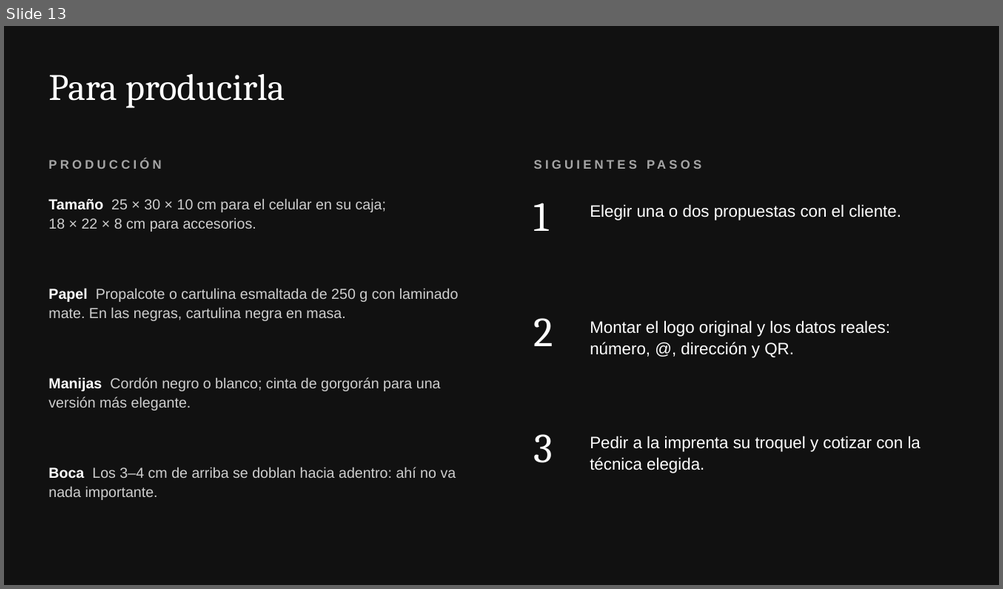
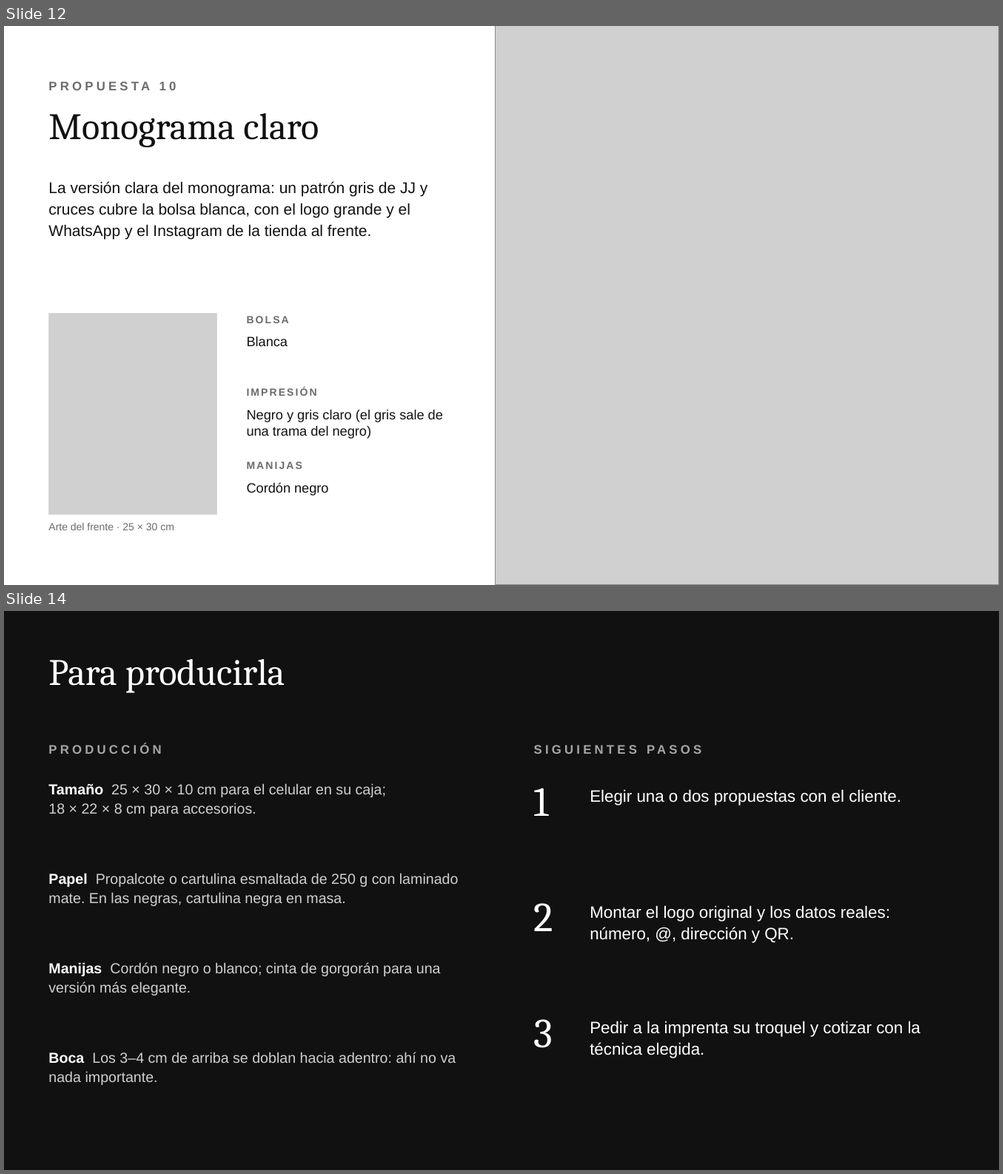
Before and after one commit to diegorecarga8-web/cognicion-social, a slide deck: bolsa-jdcel/JDCEL-propuestas-bolsa.pptx. Shown one above the other, each under a label of ours: slide 13 before the commit, slides 12 and 14 after it; the slides between them are not shown. The pictures are 1003x589 and 1003x1174 pixels, drawn with LibreOffice and Linux fonts; fonts in the diff are those of the drawing; grey boxes stand for pictures. Boxes give left, top, right and bottom in pixels: in the first picture for what was removed or moved away, otherwise in the second. Text is boxed around its words. In the diff, an @@ line names an element or a change of style, - is before the commit and + after.

```diff
--- a/bolsa-jdcel/JDCEL-propuestas-bolsa.pptx
+++ b/bolsa-jdcel/JDCEL-propuestas-bolsa.pptx
@@ slide 12 added at (4,26,999,585), background #FFFFFF @@
@@ picture added at (495,26,999,585) @@
@@ text added at (48,79,450,101), 12 pt, text #6B6B6B, bold @@
+PROPUESTA 10
@@ text added at (48,113,318,147), 36 pt, text #111111 @@
+Monograma claro
@@ text added at (48,181,427,239), 15 pt, text #111111 @@
+La versión clara del monograma: un patrón gris de JJ y cruces cubre la bolsa blanca, con el logo grande y el WhatsApp y el Instagram de la tienda al frente.
@@ picture added at (48,313,216,514) @@
@@ rectangle added at (48,313,216,514), outline #D9D9D9 0.75 pt @@
@@ text added at (247,316,289,323), 10 pt, text #6B6B6B, bold @@
+BOLSA
@@ text added at (247,336,288,346), 13 pt, text #111111 @@
+Blanca
@@ text added at (247,388,317,396), 10 pt, text #6B6B6B, bold @@
+IMPRESIÓN
@@ text added at (247,409,443,439), 13 pt, text #111111 @@
+Negro y gris claro (el gris sale de una trama del negro)
@@ text added at (247,462,302,469), 10 pt, text #6B6B6B, bold @@
+MANIJAS
@@ text added at (247,483,328,496), 13 pt, text #111111 @@
+Cordón negro
@@ text added at (48,523,174,531), 10 pt, text #6B6B6B @@
+Arte del frente · 25 × 30 cm
@@ what was slide 13 is now slide 14 @@
```
Also in this commit, not shown: 3 slides changed, 7 other files.
